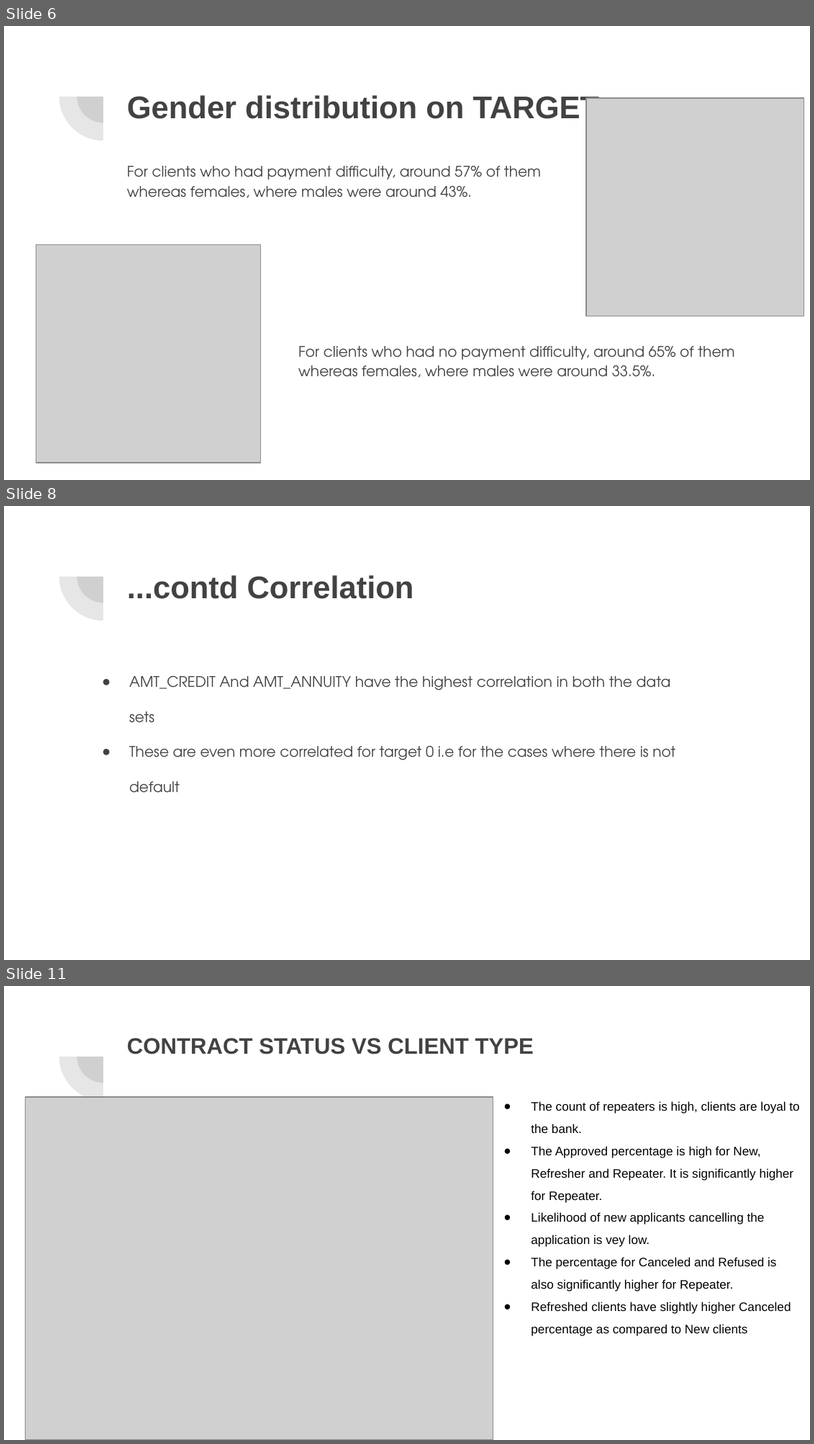
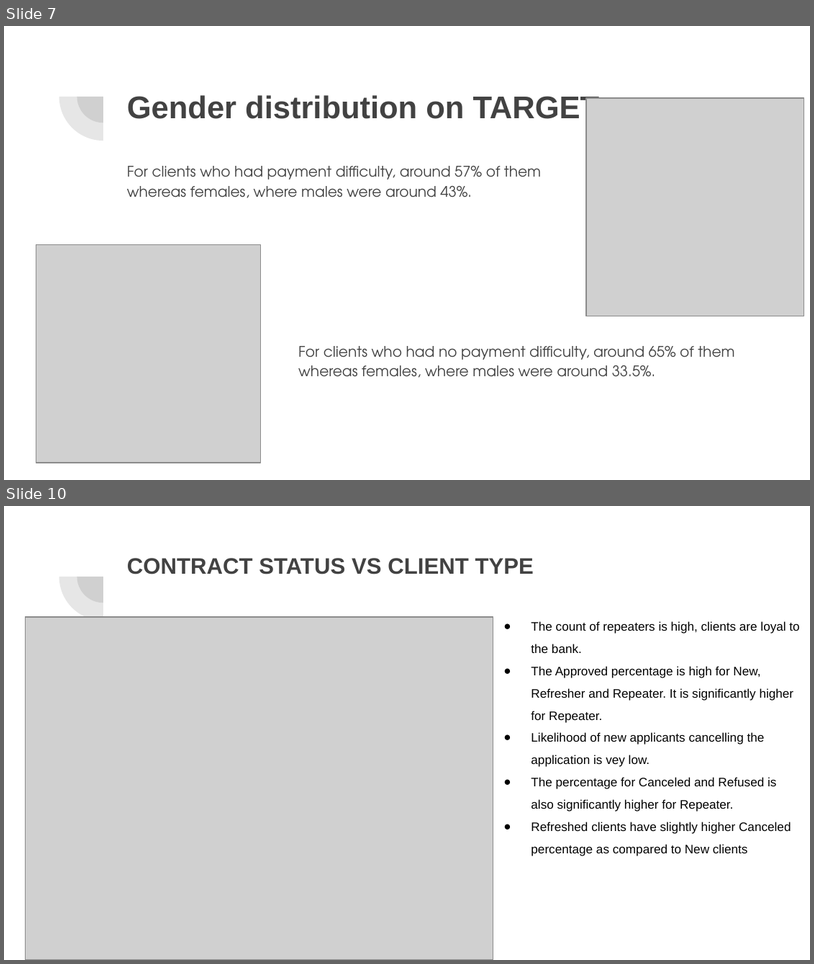
Before and after one commit to acamit/DataScience, a slide deck: Exploratory Data Analysis/Case Study/EDA Case Study -Bank Loan.pptx. Shown one above the other, each under a label of ours: slides 6, 8 and 11 before the commit, slides 7 and 10 after it; the slides between them are not shown. The pictures are 814x1444 and 814x964 pixels, drawn with LibreOffice and Linux fonts; fonts in the diff are those of the drawing; grey boxes stand for pictures. Boxes give left, top, right and bottom in pixels: in the first picture for what was removed or moved away, otherwise in the second. Text is boxed around its words. In the diff, an @@ line names an element or a change of style, - is before the commit and + after.

```diff
--- a/Exploratory Data Analysis/Case Study/EDA Case Study -Bank Loan.pptx
+++ b/Exploratory Data Analysis/Case Study/EDA Case Study -Bank Loan.pptx
@@ slide 8 removed at bbox=[4, 506, 810, 960], background #FFFFFF; not listed: 2 template elements that a slide beside it also shows @@
@@ title removed at bbox=[127, 575, 414, 599] @@
-...contd Correlation
@@ text removed at bbox=[129, 676, 676, 793] @@
-● AMT_CREDIT And AMT_ANNUITY have the highest correlation in both the data sets
-● These are even more correlated for target 0 i.e for the cases where there is not default
@@ what was slide 6 is now slide 7 @@
@@ what was slide 11 is now slide 10 @@
```
Also in this commit, not shown: 2 slides changed, 4 slides added, 1 other slide removed, 1 other file.
